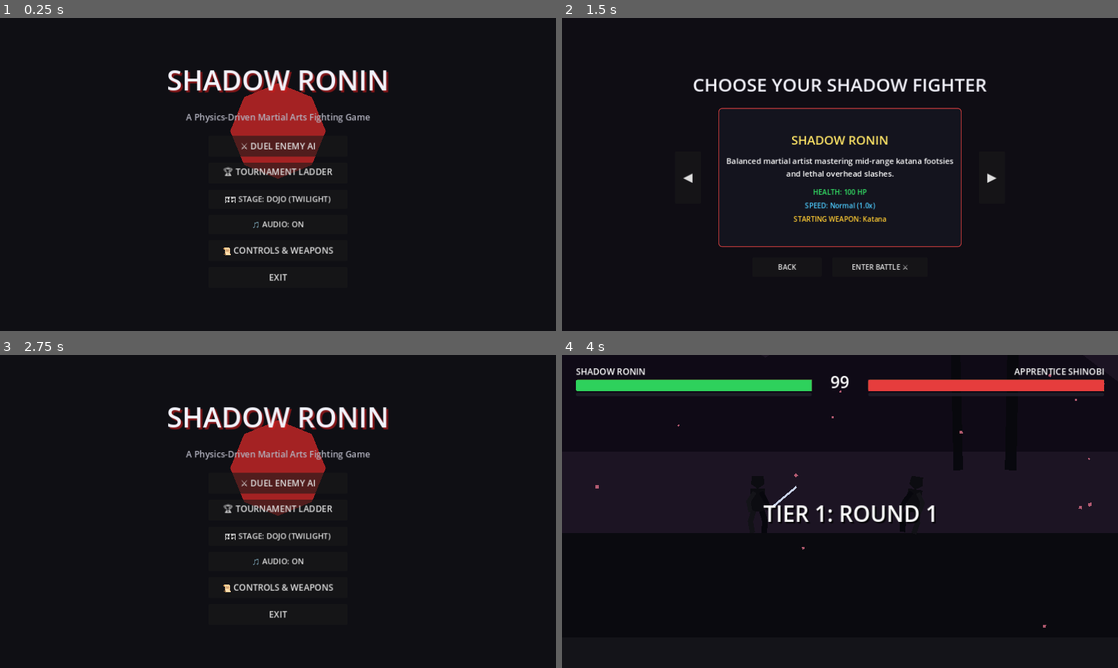
Above: before the commit, frames 1-4 (two rows, left to right).
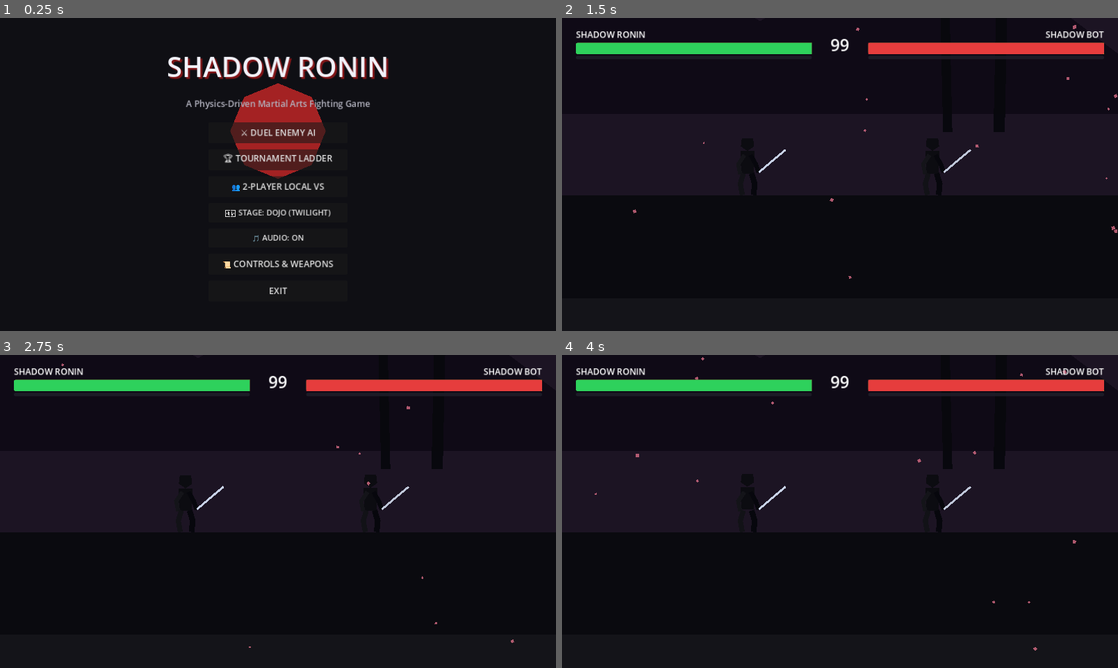
Above: after the commit, the same moments.

Repository: Mehtab404/ShadowFight
Game: Godot game, scene res://src/ui/MainMenu.tscn
The game is run twice, just before and just after one commit, with the same random seed, the same clock (stepped at 60 frames per second) and the same inputs.
Inputs (mouse positions are in pixels of both pictures, inside the frame that each line leads up to):
- Up to frame 1 (0.25 s): no input
- Up to frame 2 (1.5 s): click (840, 187) at 0.5 s, where only the run after the commit has a clickable "👥 2-PLAYER LOCAL VS"; click (840, 146) at 1.25 s, where only the run before the commit has a clickable "⚔️ DUEL ENEMY AI"
- Up to frame 3 (2.75 s): click (222, 605) at 2 s, where only the run before the commit has a clickable "BACK"
- Up to frame 4 (4 s): click (840, 511) at 2.75 s, where only the run before the commit has a clickable "🏆 TOURNAMENT LADDER"; click (878, 605) at 3.5 s, where only the run before the commit has a clickable "ENTER BATTLE ⚔️"

The runs differ from the first frame. In frame 1, 7.1% of the frame differs, in the area x 30-70%, y 12-89%; in frame 2, 7.3%; in frame 3, 10%, in the area x 2-98%, y 2-94%; in frame 4, 1.4%.
Error after the commit: Parse Error: Could not parse global class "AIFighter" from "res://src/ai/AIFighter.gd". (res://src/arena/Arena.gd:11)

Commit message:
feat(versus): implement local 2-player versus mode, p2 input mappings, metal clash sfx, and github pages deployment workflow

Diff:
--- a/project.godot
+++ b/project.godot
@@ -80,22 +80,42 @@
 }
 p2_move_left={
 "deadzone": 0.5,
-"events": [Object(InputEventKey,"resource_local_to_scene":fa …(144 unchanged characters)… alse,"keycode":0,"physical_keycode":4194437,"key_label":0,"unicode":0,"echo":false,"script":null)
+"events": [Object(InputEventKey,"resource_local_to_scene":fa …(144 unchanged characters)… alse,"keycode":0,"physical_keycode":4194319,"key_label":0,"unicode":0,"echo":false,"script":null)
 ]
 }
 p2_move_right={
 "deadzone": 0.5,
-"events": [Object(InputEventKey,"resource_local_to_scene":fa …(144 unchanged characters)… alse,"keycode":0,"physical_keycode":4194439,"key_label":0,"unicode":0,"echo":false,"script":null)
+"events": [Object(InputEventKey,"resource_local_to_scene":fa …(144 unchanged characters)… alse,"keycode":0,"physical_keycode":4194321,"key_label":0,"unicode":0,"echo":false,"script":null)
+]
+}
+p2_jump={
+"deadzone": 0.5,
+"events": [Object(InputEventKey,"resource_local_to_scene":false,"resource_name":"","device":-1,"window_id":0,"alt_pressed":false,"shift_pressed":false,"ctrl_pressed":false,"meta_pressed":false,"pressed":false,"keycode":0,"physical_keycode":4194320,"key_label":0,"unicode":0,"echo":false,"script":null)
+]
+}
+p2_crouch={
+"deadzone": 0.5,
+"events": [Object(InputEventKey,"resource_local_to_scene":false,"resource_name":"","device":-1,"window_id":0,"alt_pressed":false,"shift_pressed":false,"ctrl_pressed":false,"meta_pressed":false,"pressed":false,"keycode":0,"physical_keycode":4194322,"key_label":0,"unicode":0,"echo":false,"script":null)
 ]
 }
 p2_punch={
 "deadzone": 0.5,
-"events": [Object(InputEventKey,"resource_local_to_scene":fa …(140 unchanged characters)… d":false,"keycode":0,"physical_keycode":4194441,"key_label":0,"unicode":0,"echo":false,"script":null)
+"events": [Object(InputEventKey,"resource_local_to_scene":fa …(140 unchanged characters)… d":false,"keycode":0,"physical_keycode":91,"key_label":0,"unicode":91,"echo":false,"script":null)
 ]
 }
 p2_kick={
 "deadzone": 0.5,
-"events": [Object(InputEventKey,"resource_local_to_scene":fa …(140 unchanged characters)… d":false,"keycode":0,"physical_keycode":4194442,"key_label":0,"unicode":0,"echo":false,"script":null)
+"events": [Object(InputEventKey,"resource_local_to_scene":fa …(140 unchanged characters)… d":false,"keycode":0,"physical_keycode":93,"key_label":0,"unicode":93,"echo":false,"script":null)
+]
+}
+p2_weapon={
+"deadzone": 0.5,
+"events": [Object(InputEventKey,"resource_local_to_scene":false,"resource_name":"","device":-1,"window_id":0,"alt_pressed":false,"shift_pressed":false,"ctrl_pressed":false,"meta_pressed":false,"pressed":false,"keycode":0,"physical_keycode":92,"key_label":0,"unicode":92,"echo":false,"script":null)
+]
+}
+p2_block={
+"deadzone": 0.5,
+"events": [Object(InputEventKey,"resource_local_to_scene":false,"resource_name":"","device":-1,"window_id":0,"alt_pressed":false,"shift_pressed":false,"ctrl_pressed":false,"meta_pressed":false,"pressed":false,"keycode":0,"physical_keycode":80,"key_label":0,"unicode":112,"echo":false,"script":null)
 ]
 }
 
--- a/src/ai/AIFighter.gd
+++ b/src/ai/AIFighter.gd
@@ -30,8 +30,73 @@
 	super._ready()
 
 func _physics_process(delta: float) -> void:
-	_update_ai_decisions(delta)
+	if GameManager.game_mode == 2:
+		_handle_player2_input()
+	else:
+		_update_ai_decisions(delta)
 	super._physics_process(delta)
+
+func _handle_player2_input() -> void:
+	ai_move_dir = Input.get_axis("p2_move_left", "p2_move_right")
+	ai_jump = Input.is_action_just_pressed("p2_jump")
+	ai_crouch = Input.is_action_pressed("p2_crouch")
+	ai_blocking = Input.is_action_pressed("p2_block") or (facing_direction > 0 and ai_move_dir < 0) or (facing_direction < 0 and ai_move_dir > 0)
+
+	# P2 Weapon hotkeys
+	if Input.is_key_pressed(KEY_7):
+		equip_weapon(WeaponData.create_bare_hands())
+	elif Input.is_key_pressed(KEY_8):
+		equip_weapon(WeaponData.create_katana())
+	elif Input.is_key_pressed(KEY_9):
+		equip_weapon(WeaponData.create_naginata())
+	elif Input.is_key_pressed(KEY_0):
+		equip_weapon(WeaponData.create_kusarigama())
+
+	# P2 Super Move (O or Enter)
+	if Input.is_key_pressed(KEY_O) or Input.is_key_pressed(KEY_ENTER):
+		try_activate_shadow_ability()
+
+func get_movement_input() -> float:
+	if GameManager.game_mode == 2:
+		return ai_move_dir
+	return super.get_movement_input()
+
+func is_jump_requested() -> bool:
+	if GameManager.game_mode == 2:
+		return ai_jump
+	return super.is_jump_requested()
+
+func is_crouch_requested() -> bool:
+	if GameManager.game_mode == 2:
+		return ai_crouch
+	return super.is_crouch_requested()
+
+func is_holding_block() -> bool:
+	if GameManager.game_mode == 2:
+		return ai_blocking
+	return super.is_holding_block()
+
+func check_attack_inputs(airborne: bool = false) -> bool:
+	if GameManager.game_mode == 2:
+		if Input.is_action_just_pressed("p2_weapon"):
+			_try_katana_thrust()
+			return true
+		if Input.is_action_just_pressed("p2_punch"):
+			_try_punch_jab()
+			return true
+		if Input.is_action_just_pressed("p2_kick"):
+			_try_roundhouse_kick()
+			return true
+		return false
+	return super.check_attack_inputs(airborne)
+
+func check_crouch_attacks() -> bool:
+	if GameManager.game_mode == 2:
+		if Input.is_action_just_pressed("p2_kick"):
+			_try_crouch_sweep()
+			return true
+		return false
+	return super.check_crouch_attacks()
 
 func _update_ai_decisions(delta: float) -> void:
 	if opponent == null:
--- a/src/arena/Arena.gd
+++ b/src/arena/Arena.gd
@@ -66,6 +66,12 @@
 				p2.difficulty = AIFighter.AIDifficulty.MASTER
 				p2.equip_weapon(WeaponData.create_naginata())
 				apply_stage_theme(2)
+	elif GameManager.game_mode == 2:
+		p2.fighter_name = "Player 2"
+		p2.max_health = 100.0
+		p2.health = 100.0
+		p2.equip_weapon(WeaponData.create_katana())
+		apply_stage_theme(GameManager.selected_stage)
 	else:
 		apply_stage_theme(GameManager.selected_stage)
 
--- a/src/ui/MainMenu.gd
+++ b/src/ui/MainMenu.gd
@@ -25,6 +25,10 @@
 	GameManager.tournament_tier = 1
 	get_tree().change_scene_to_file("res://src/ui/CharacterSelect.tscn")
 
+func _on_versus_pressed() -> void:
+	GameManager.game_mode = 2
+	get_tree().change_scene_to_file("res://src/arena/Arena.tscn")
+
 func _on_stage_btn_pressed() -> void:
 	GameManager.selected_stage = (GameManager.selected_stage + 1) % STAGE_NAMES.size()
 	_update_stage_button()
--- a/src/ui/MainMenu.tscn
+++ b/src/ui/MainMenu.tscn
@@ -89,6 +89,12 @@
 theme_override_font_sizes/font_size = 20
 text = "🏆 TOURNAMENT LADDER"
 
+[node name="VersusBtn" type="Button" parent="Margin/VBox/ButtonContainer"]
+custom_minimum_size = Vector2(0, 48)
+layout_mode = 2
+theme_override_font_sizes/font_size = 20
+text = "👥 2-PLAYER LOCAL VS"
+
 [node name="StageBtn" type="Button" parent="Margin/VBox/ButtonContainer"]
 custom_minimum_size = Vector2(0, 44)
 layout_mode = 2
@@ -159,6 +165,7 @@
 
 [connection signal="pressed" from="Margin/VBox/ButtonContainer/PlayBtn" to="." method="_on_play_ai_pressed"]
 [connection signal="pressed" from="Margin/VBox/ButtonContainer/TournamentBtn" to="." method="_on_tournament_pressed"]
+[connection signal="pressed" from="Margin/VBox/ButtonContainer/VersusBtn" to="." method="_on_versus_pressed"]
 [connection signal="pressed" from="Margin/VBox/ButtonContainer/StageBtn" to="." method="_on_stage_btn_pressed"]
 [connection signal="pressed" from="Margin/VBox/ButtonContainer/AudioBtn" to="." method="_on_audio_btn_pressed"]
 [connection signal="pressed" from="Margin/VBox/ButtonContainer/ControlsBtn" to="." method="_on_controls_pressed"]
